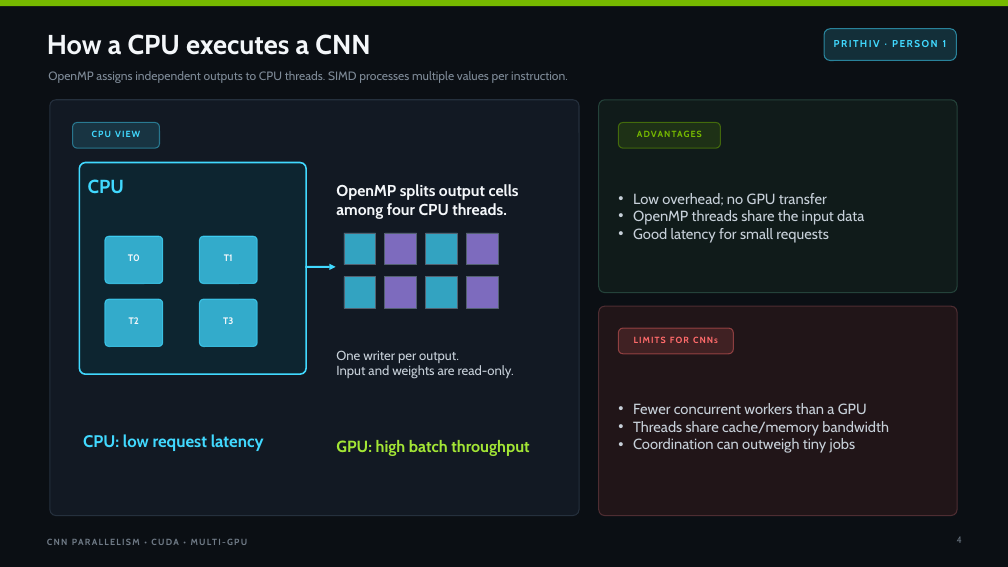
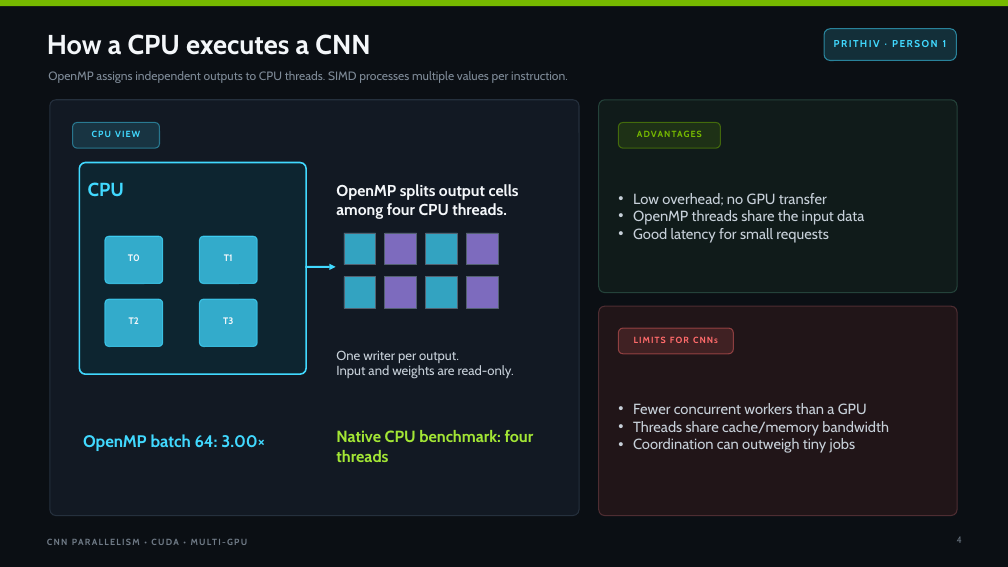
Before and after one commit to saltypal/CNN-CUDA-Case-Study, a slide deck: slide 4 of presentation/CNN_CUDA_Case_Study.pptx. Drawn at 1008x567 pixels with LibreOffice and Linux fonts; fonts in the diff are those of the drawing. Boxes give left, top, right and bottom in pixels: in the first picture for what was removed or moved away, otherwise in the second. Text is boxed around its words. In the diff, an @@ line names an element or a change of style, - is before the commit and + after.

```diff
--- a/presentation/CNN_CUDA_Case_Study.pptx
+++ b/presentation/CNN_CUDA_Case_Study.pptx
@@ text at (x1=83, y1=434, x2=265, y2=451): text changed @@
-CPU: low request latency
+OpenMP batch 64: 3.00×
@@ text at (x1=336, y1=430, x2=534, y2=462): text changed @@
-GPU: high batch throughput
+Native CPU benchmark: four threads
```
Also in this commit, not shown: 10 other slides changed, 51 other files.
